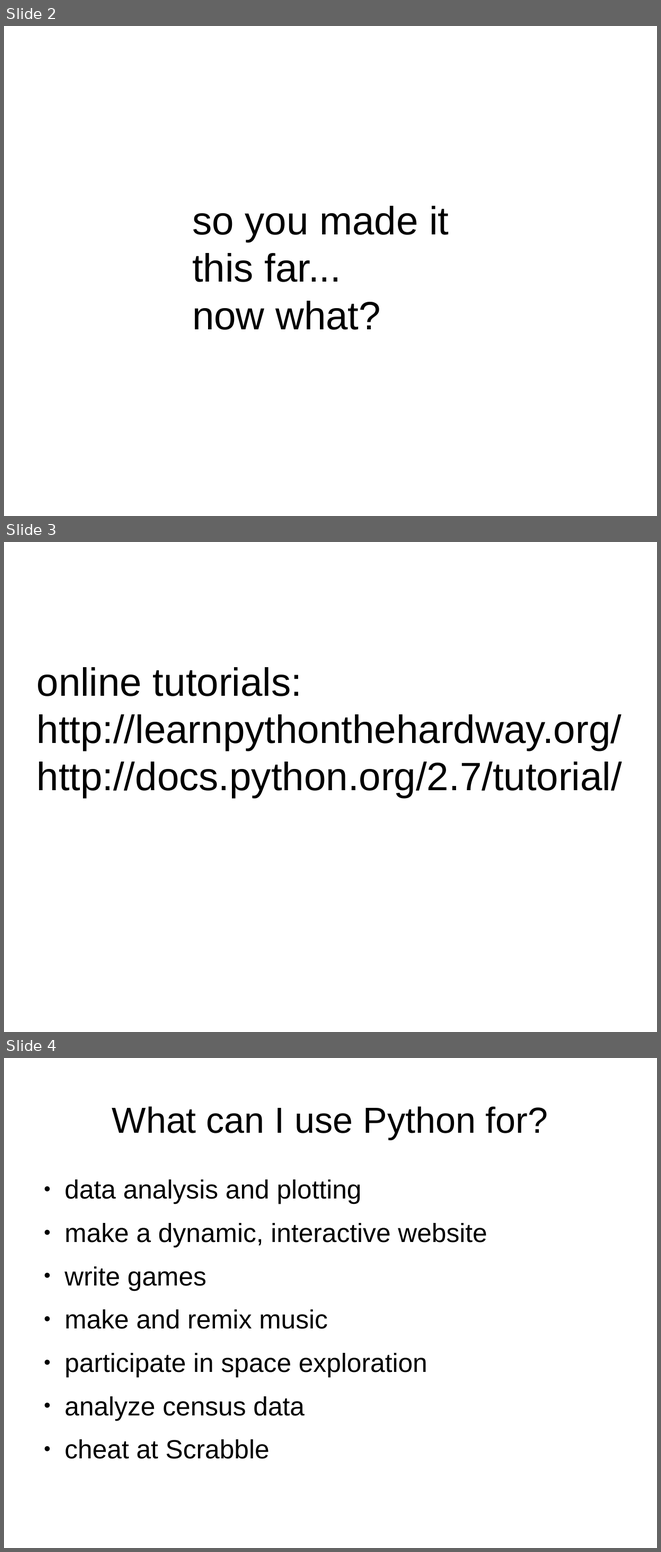
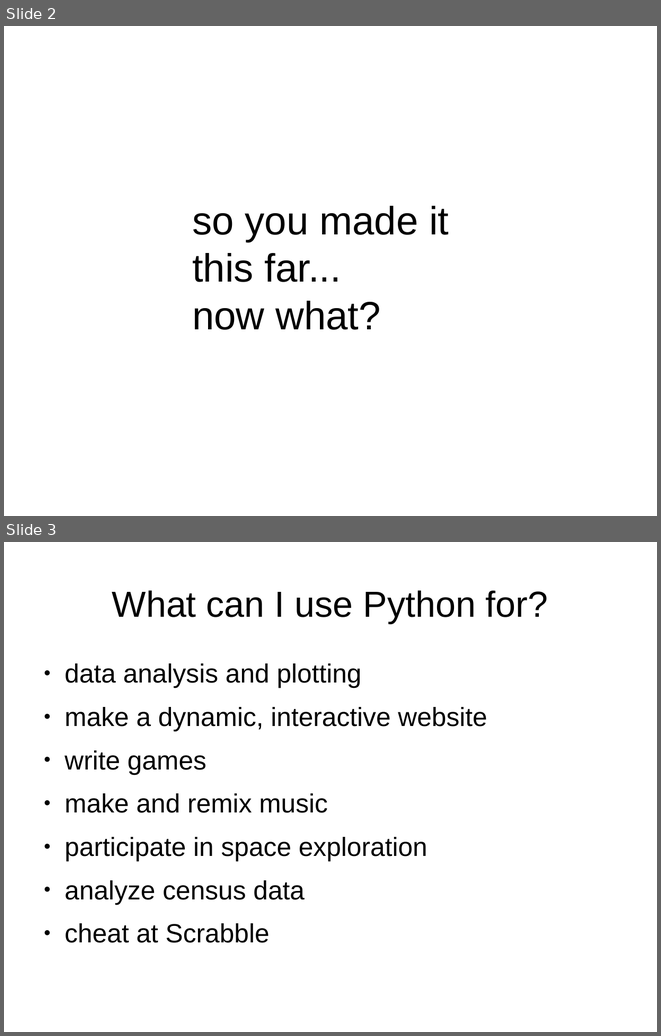
Before and after one commit to jvns/mtlpytutorial, a slide deck: outro-slides.odp. Shown one above the other, each under a label of ours: slides 2, 3 and 4 before the commit, slides 2 and 3 after it. The pictures are 661x1552 and 661x1036 pixels, drawn with LibreOffice and Linux fonts; fonts in the diff are those of the drawing. Boxes give left, top, right and bottom in pixels: in the first picture for what was removed or moved away, otherwise in the second. Text is boxed around its words. In the diff, an @@ line names an element or a change of style, - is before the commit and + after.

```diff
--- a/outro-slides.odp
+++ b/outro-slides.odp
@@ slide 3 removed at (4,542,657,1032), background #FFFFFF @@
@@ subtitle removed at (37,667,622,798) @@
-online tutorials:
-http://learnpythonthehardway.org/
-http://docs.python.org/2.7/tutorial/
@@ what was slide 4 is now slide 3 @@
```
Also in this commit, not shown: 1 slide changed, 5 slides added, 1 other slide removed.
